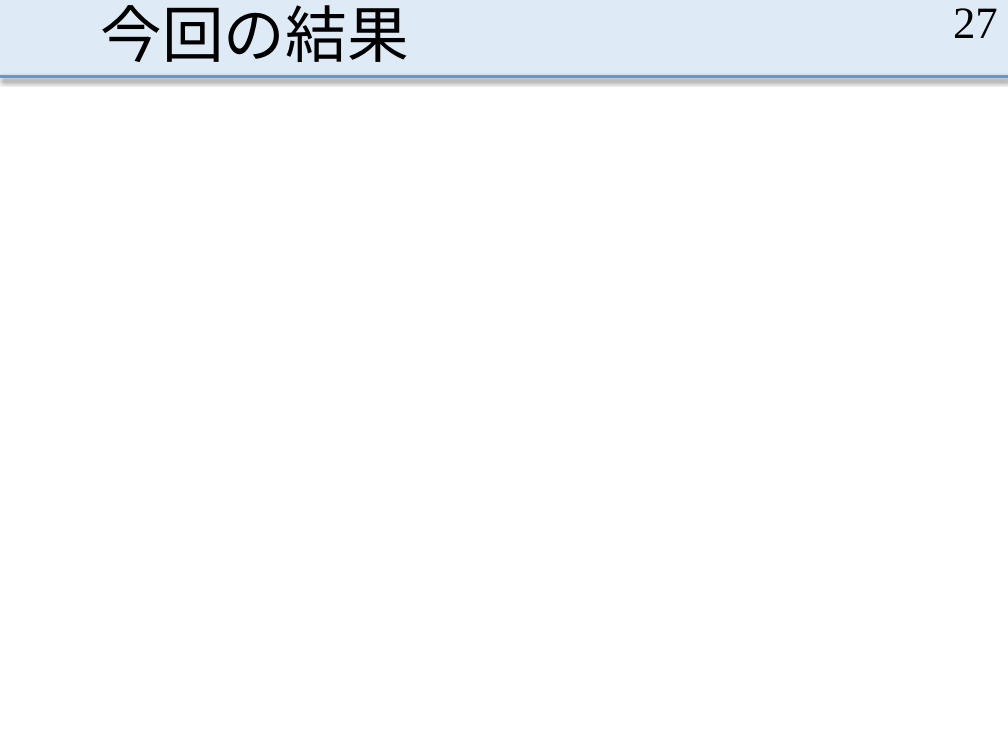
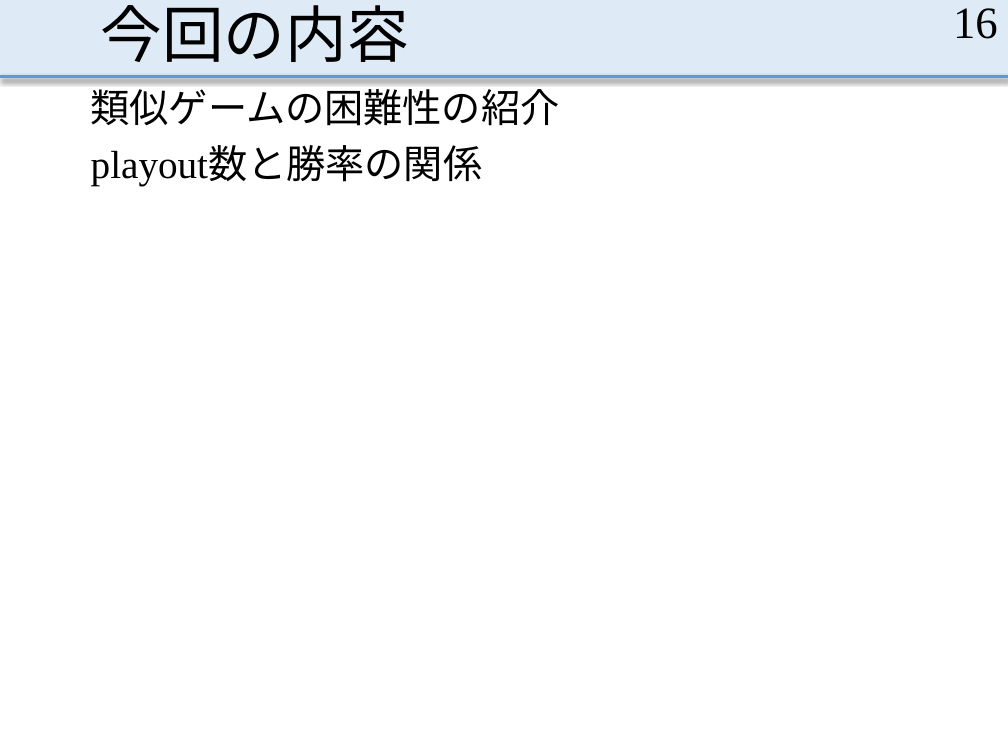
Before and after one commit to MasayaOda/SR, a slide deck: slide 16 of 中間発表1210.pptx (slide 27 before the commit). Drawn at 1008x756 pixels with LibreOffice and Linux fonts; fonts in the diff are those of the drawing. Boxes give left, top, right and bottom in pixels: in the first picture for what was removed or moved away, otherwise in the second. Text is boxed around its words. In the diff, an @@ line names an element or a change of style, - is before the commit and + after.

```diff
--- a/中間発表1210.pptx
+++ b/中間発表1210.pptx
@@ title at bbox=[101, 5, 409, 62]: text changed @@
-今回の結果
+今回の内容
@@ page number at bbox=[953, 8, 998, 39]: text changed @@
-27
+16
@@ text added at bbox=[91, 82, 560, 186], 28 pt, text #000000 @@
+類似ゲームの困難性の紹介
+playout数と勝率の関係
```
Also in this commit, not shown: 8 other slides changed, 9 slides added.
